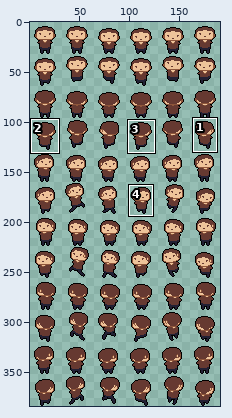
File history of a sprite sheet, StormScape/Entities/Player/Spritesheets/Base/player_base.png. The first picture is a wide view before the edit; the outline marks the close-up.
Close-up. First the earlier version:
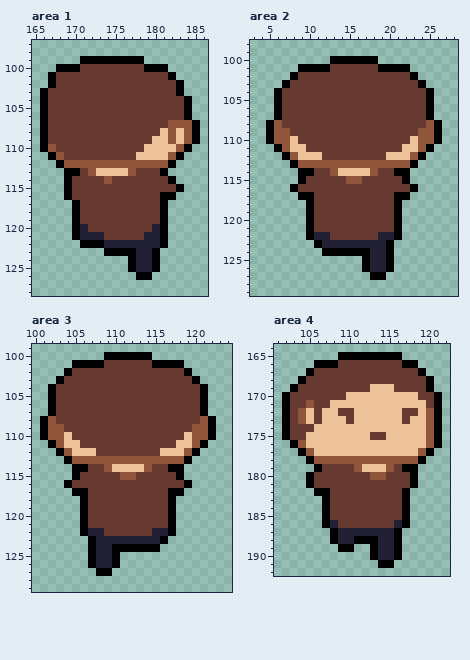
The file is 192x384 pixels. Shown: area 1: x 165..186, y 97..128; area 2: x 3..28, y 98..129; area 3: x 100..124, y 99..129; area 4: x 101..122, y 164..192. The wide view leaves out empty margins. The commit also changed other parts of the picture, which this record leaves out.
And afterwards:
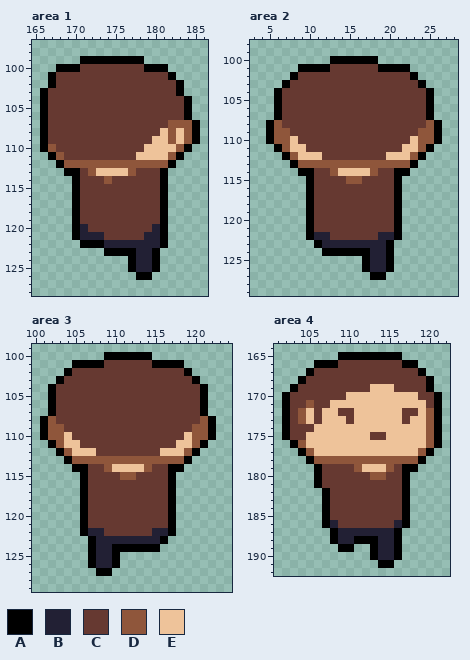
Palette (. is transparent): A #000000  B #222034  C #663931  D #8f563b  E #eec39a
Difference:
Area 1:
The edit turns colour C into colour A in rows 114 to 115 at x 170 and 181; in row 116 at x 170.
Colour A is gone in row 114 at x 169 and 182; in row 115 at x 169 and 183; in row 116 at x 169 and 182.
Colour C is gone in row 115 at x 182.
Area 2:
The edit turns colour C into colour A in rows 115 to 116 at x 10 and 21.
Colour A is gone in row 115 at x 9 and 22; in row 116 at x 8 and 23; in row 117 at x 9 and 22.
Colour C is gone in row 116 at x 9 and 22.
Area 3:
The edit turns colour C into colour A in rows 115 to 116 at x 106 and 117.
Colour A is gone in row 115 at x 105 and 118; in row 116 at x 104 and 119; in row 117 at x 105 and 118.
Colour C is gone in row 116 at x 105 and 118.
Area 4:
The edit turns colour C into colour A in rows 180 to 181 at x 106 and 117.
Colour A is gone in rows 180 to 181 at x 105 and 118; in row 182 at x 106.
Pixel boxes of the changes (left, top, right, bottom) in both close-ups:
changed: (64, 176, 80, 200)
changed: (160, 176, 184, 200)
changed: (290, 176, 314, 200)
changed: (394, 176, 418, 200)
changed: (64, 472, 88, 496)
changed: (168, 472, 192, 496)
changed: (306, 472, 322, 496)
changed: (402, 472, 418, 488)
